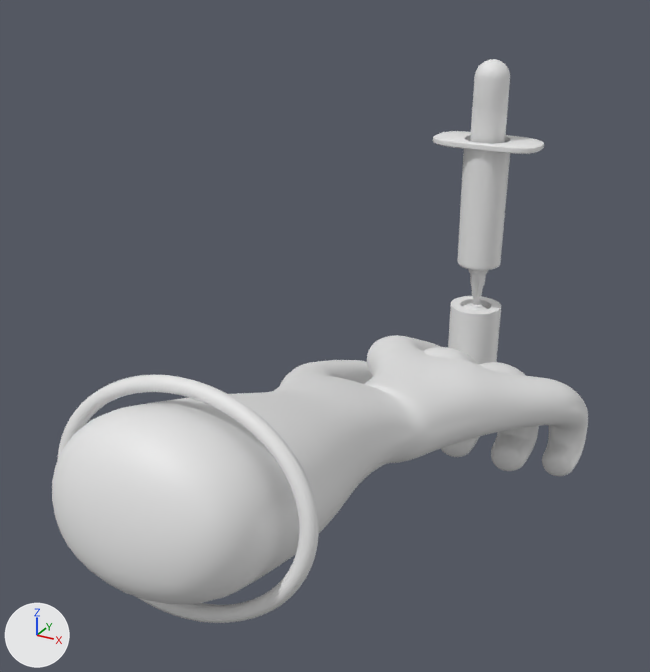
Two versions of the glTF model public/models/kit.glb, one commit apart.
Before and after are seen from a camera (50 mm lens) standing at (10.9, -32.3, 17.2) and looking at (-0.4, -11.8, 6.9). Lighting does not change. The marker at lower left points along +X, +Y and +Z. The first picture is the older version.

Objects in the first picture: 'Cannula', 'Hand', 'HandCuff', 'Holder', 'Label', 'TubeGlass' and 2 more.
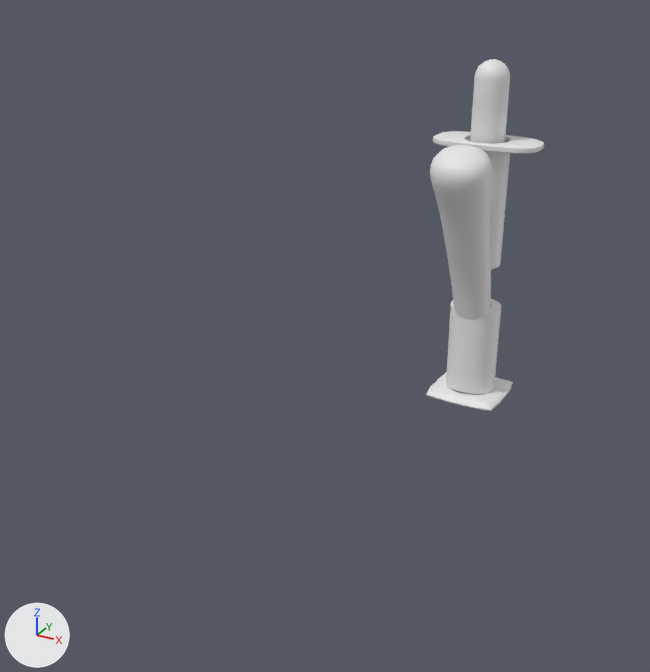
Where the change shows, as pixel boxes (x1, y1, x2, y2) in the pictures (650 x 672 px):
'Hand', deleted: before (52, 335, 588, 604)
'HandCuff', deleted: before (57, 375, 319, 623)
'Finger', added: after (430, 145, 493, 320)

Diff of the bpy script that builds the scene:
```diff
--- a/public/models/kit.glb.py
+++ b/public/models/kit.glb.py
@@ me_finger @@
+me_finger.from_pydata(...)  # 546 vertices, 1088 faces; spans x -1.09..1.09, y -3.64..0.51, z 0.65..10.61
@@ ob_hand @@
-ob_hand = bpy.data.objects.new('Hand', me_hand)
-ob_hand.location = (0.0, 0.0, 0.0)
@@ ob_handcuff @@
-ob_handcuff = bpy.data.objects.new('HandCuff', me_handcuff)
-ob_handcuff.location = (0.0, 0.0, 0.0)
@@ ob_finger @@
+ob_finger = bpy.data.objects.new('Finger', me_finger)
+ob_finger.location = (0.0, 0.0, 0.0)
```
